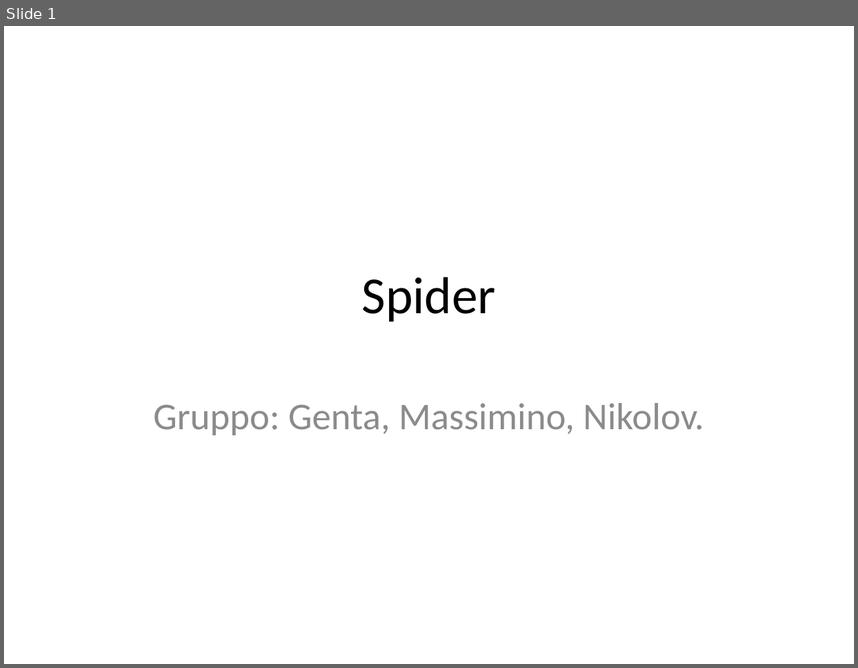
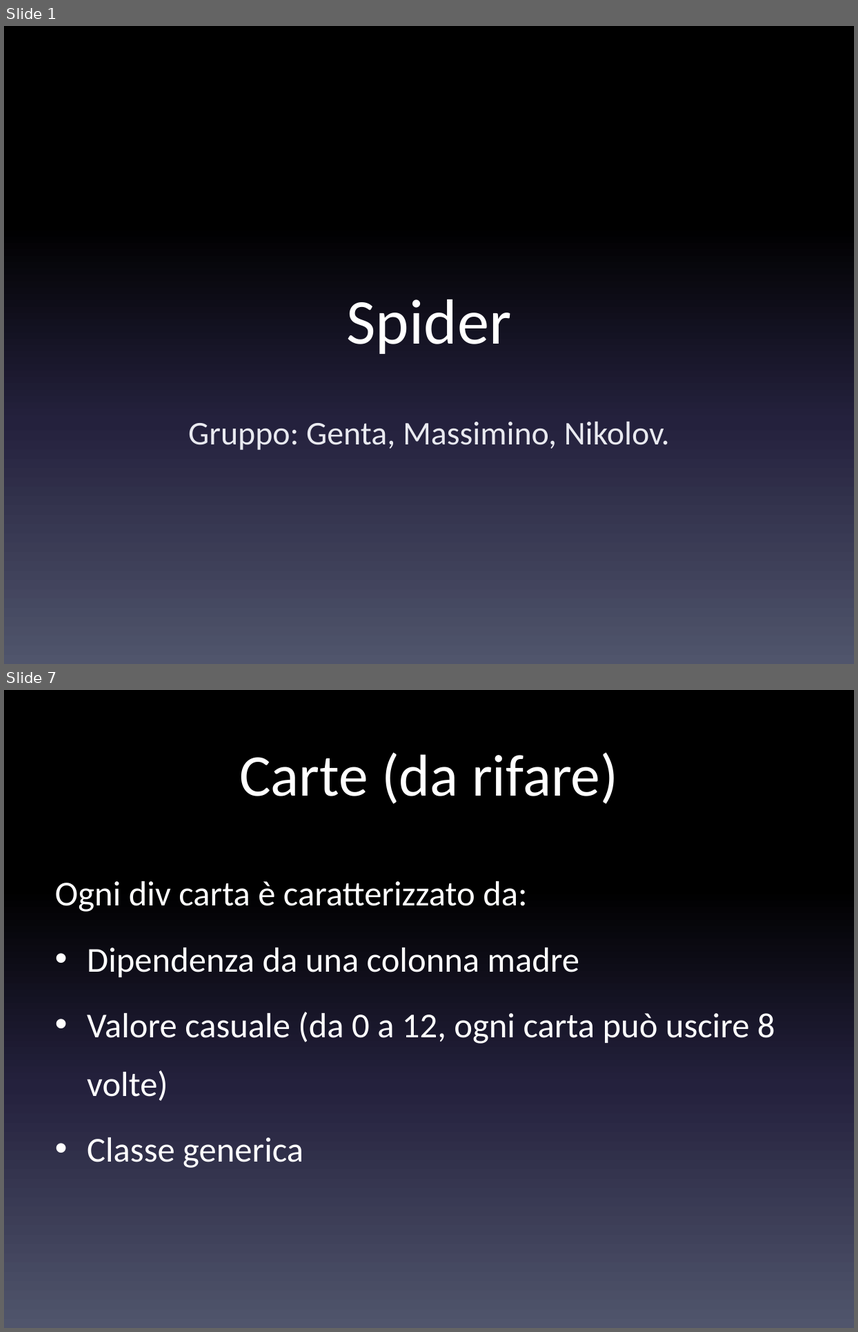
Before and after one commit to danielegenta/ProjectTPSI_Spider, a slide deck: Presentazione_Spider.pptx. Shown one above the other, each under a label of ours: slide 1 before the commit, slides 1 and 7 after it; the slides between them are not shown. The pictures are 858x668 and 858x1332 pixels, drawn with LibreOffice and Linux fonts; fonts in the diff are those of the drawing. Boxes give left, top, right and bottom in pixels: in the first picture for what was removed or moved away, otherwise in the second. Text is boxed around its words. In the diff, an @@ line names an element or a change of style, - is before the commit and + after.

```diff
--- a/Presentazione_Spider.pptx
+++ b/Presentazione_Spider.pptx
@@ slide 7 added at bbox=[4, 690, 854, 1328], background gradient #000000 to #24213E to #51566D @@
@@ title added at bbox=[239, 752, 618, 804], 50 pt, text #FFFFFF @@
+Carte (da rifare)
@@ text added at bbox=[55, 881, 775, 1167], 29.6 pt, text #FFFFFF @@
+Ogni div carta è caratterizzato da:
+• Dipendenza da una colonna madre
+• Valore casuale (da 0 a 12, ogni carta può uscire 8 volte)
+• Classe generica
@@ slide 1 changed as well @@
@@ background #FFFFFF to gradient #000000 to #24213E to #51566D @@
@@ title "Spider" at bbox=[347, 299, 512, 354]: size 44 to 54 pt, text colour #000000 to #FFFFFF; vertical alignment middle to bottom @@
@@ subtitle "Gruppo: Genta, Massimino, Nikolov." at bbox=[188, 421, 670, 450]: size 32 to 28 pt, text colour #8C8C8C to #E9EAF0; line spacing 1 to 1.5 @@
```
Also in this commit, not shown: 7 other slides changed, 8 other slides added, 11 slides removed.
